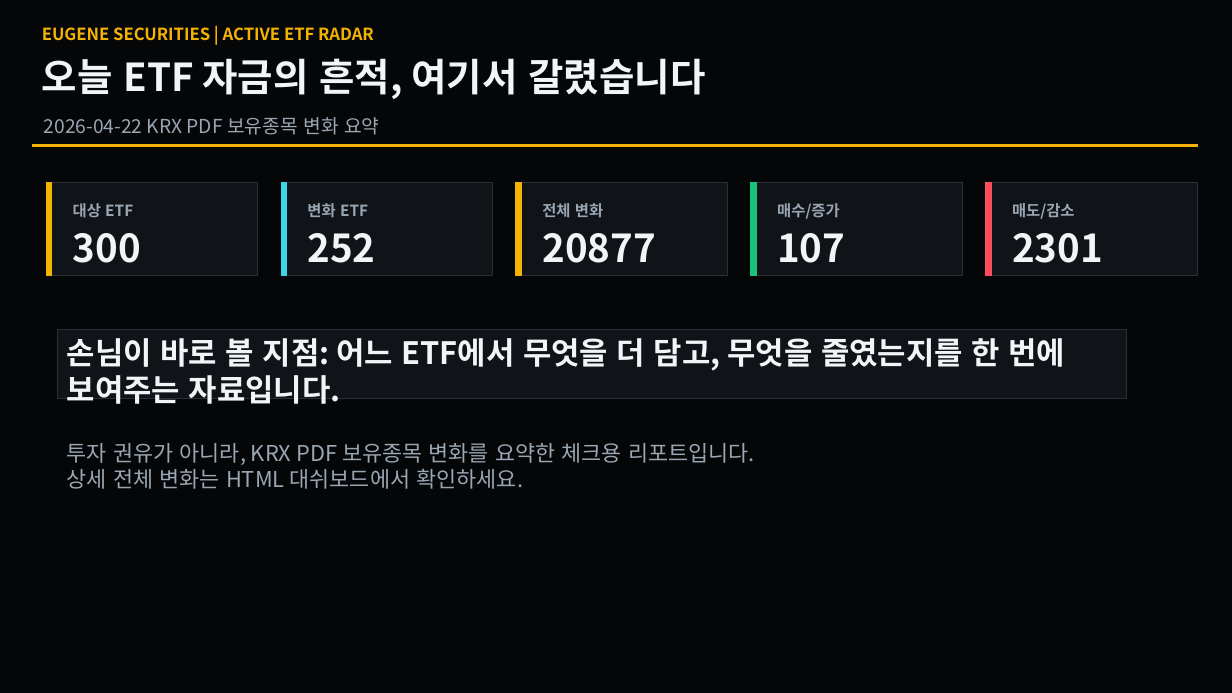
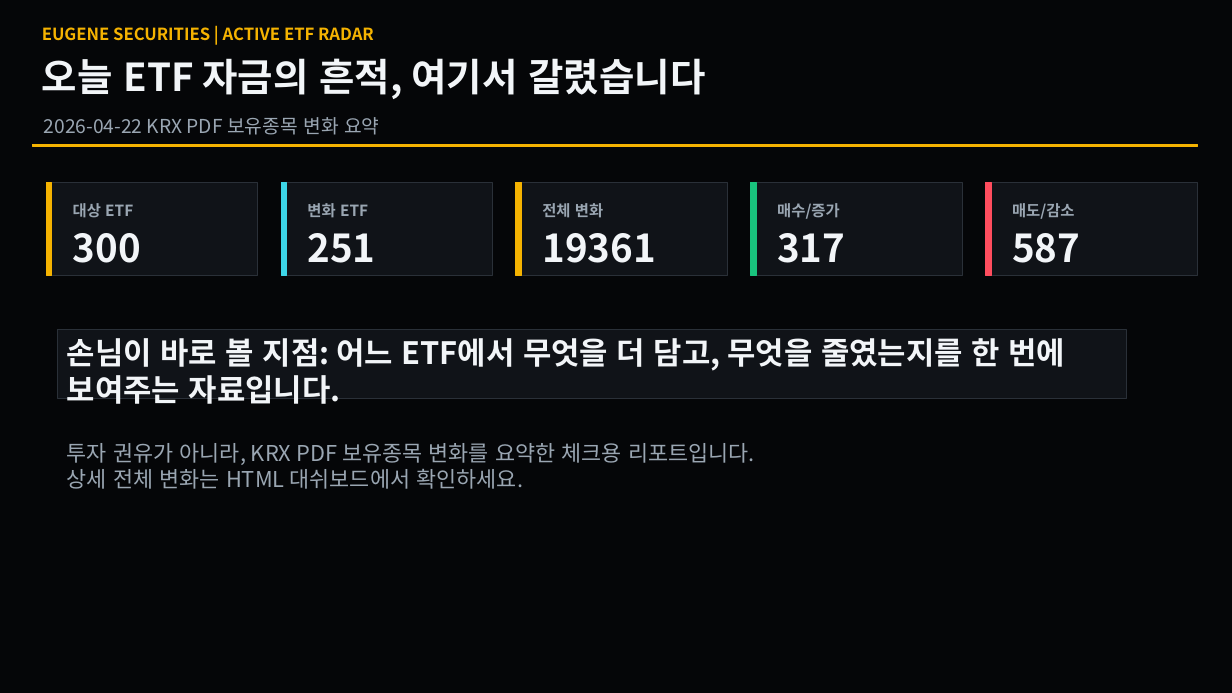
Before and after one commit to se2in/ETF_KRX, a slide deck: slide 1 of docs/latest_changes.pptx. Drawn at 1232x693 pixels with LibreOffice and Linux fonts; fonts in the diff are those of the drawing. Boxes give left, top, right and bottom in pixels: in the first picture for what was removed or moved away, otherwise in the second. Text is boxed around its words. In the diff, an @@ line names an element or a change of style, - is before the commit and + after.

```diff
--- a/docs/latest_changes.pptx
+++ b/docs/latest_changes.pptx
@@ text at (x1=307, y1=233, x2=375, y2=263): text changed @@
-252
+251
@@ text at (x1=542, y1=233, x2=656, y2=263): text changed @@
-20877
+19361
@@ text at (x1=777, y1=233, x2=845, y2=263): text changed @@
-107
+317
@@ text at (x1=1012, y1=233, x2=1080, y2=263): text changed @@
-2301
+587
```
Also in this commit, not shown: 4 other slides changed, 1 other file.
